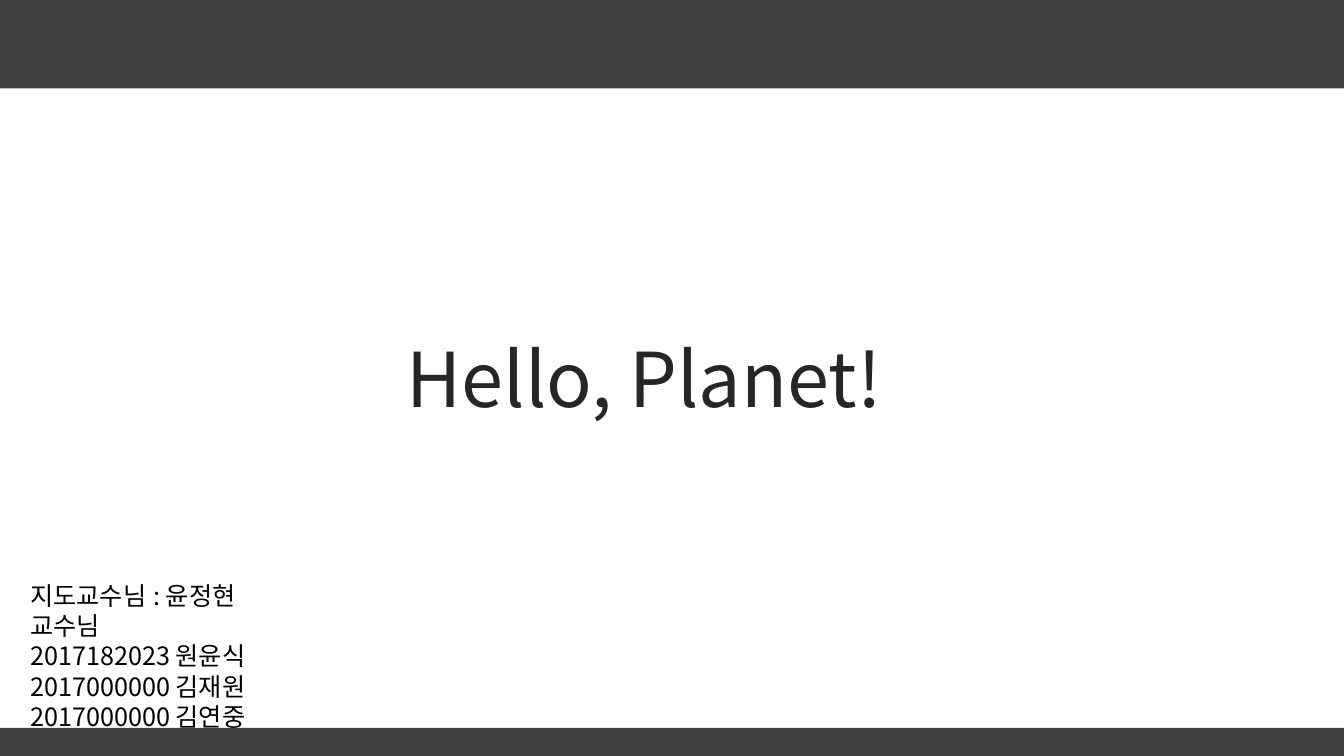
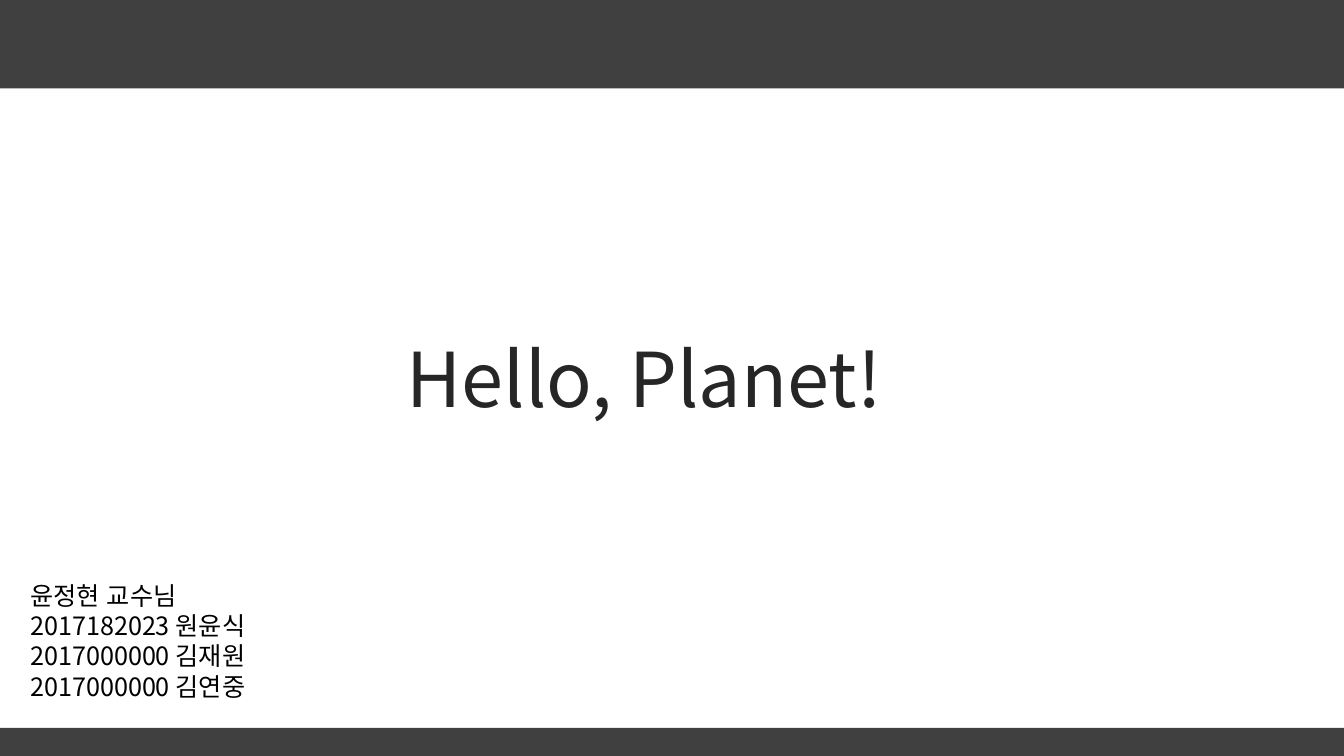
Before and after one commit to LaivY/HelloPlanet, a slide deck: slide 1 of 기획/제안서.pptx. Drawn at 1344x756 pixels with LibreOffice and Linux fonts; fonts in the diff are those of the drawing. Boxes give left, top, right and bottom in pixels: in the first picture for what was removed or moved away, otherwise in the second. Text is boxed around its words. In the diff, an @@ line names an element or a change of style, - is before the commit and + after.

```diff
--- a/기획/제안서.pptx
+++ b/기획/제안서.pptx
@@ text at [30, 584, 177, 607]: text changed @@
-지도교수님 : 윤정현 교수님
+윤정현 교수님
```
Also in this commit, not shown: 4 other slides changed, 1 slide added, 1 other file.
